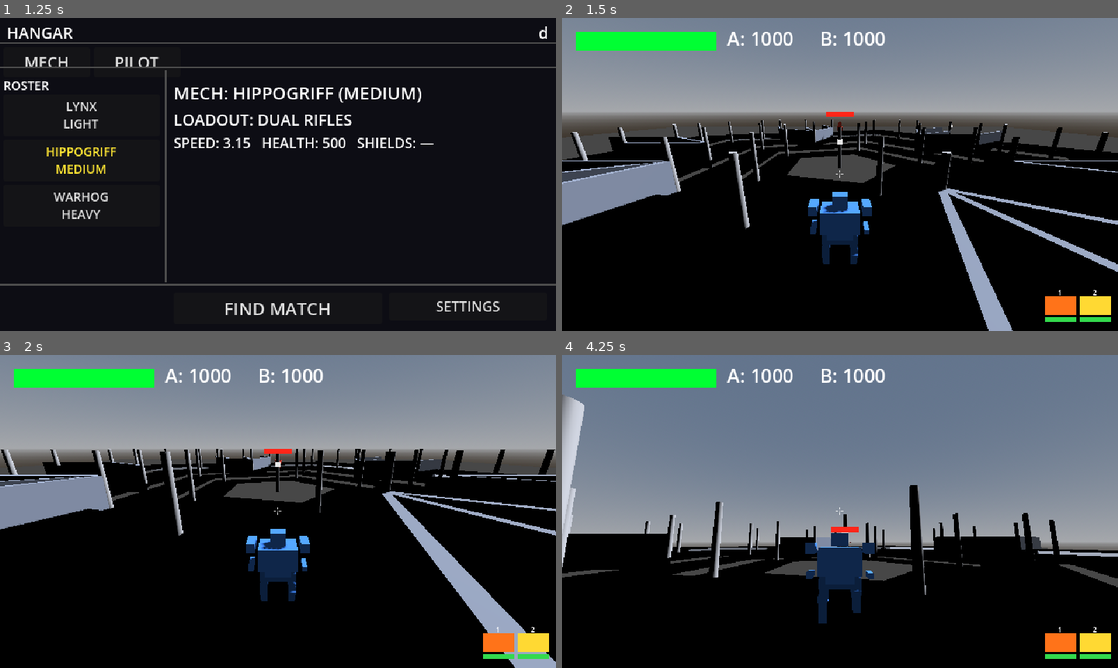
Above: before the commit, frames 1-4 (two rows, left to right).
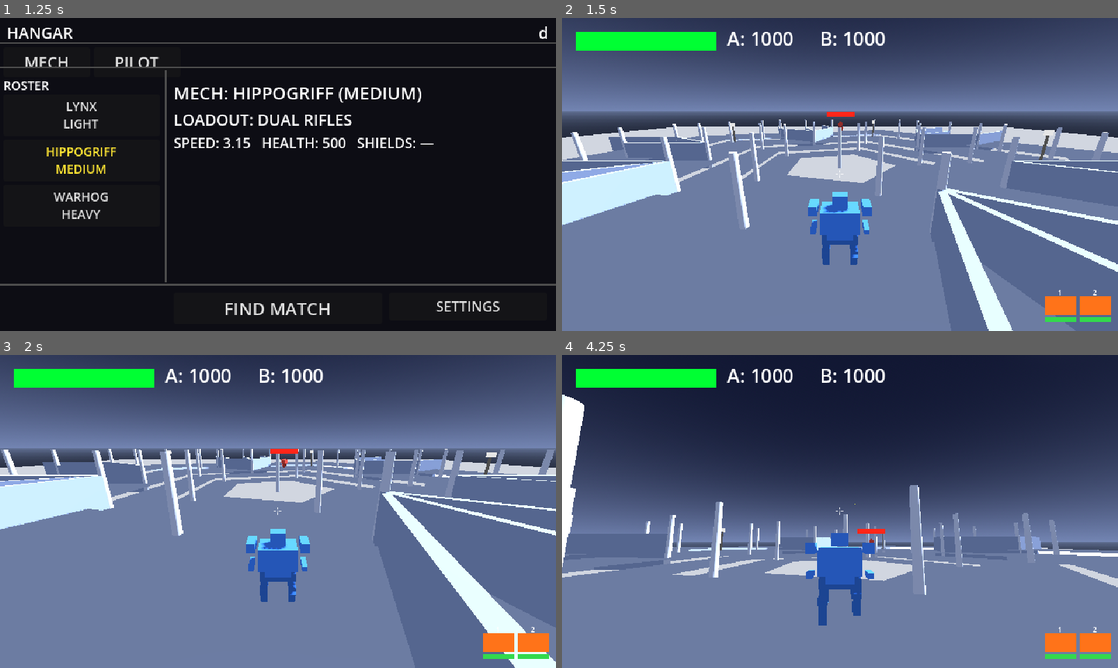
Above: after the commit, the same moments.

Repository: jonathandaley/Hardpoint
Game: Godot game, scene res://scenes/ui/TitleScreen.tscn
The game is run twice, just before and just after one commit, with the same random seed, the same clock (stepped at 60 frames per second) and the same inputs.
Inputs (mouse positions are in pixels of both pictures, inside the frame that each line leads up to):
- Up to frame 1 (1.25 s): tap Enter (ui_accept) at 0.5, 0.77 s; move the mouse to (400, 158) at 0.52 s; press the mouse at (400, 158) at 0.53 s; hold D (move_right) from 0.53 s (still down)
- Up to frame 2 (1.5 s): release D (move_right) at 1.25 s; release the mouse at (962, 158) at 1.25 s; click "FIND MATCH" at 1.25 s
- Up to frame 3 (2 s): no input
- Up to frame 4 (4.25 s): move the mouse to (812, 511) at 2.02 s; hold W (move_forward) from 2.03 s (still down); right-click (812, 511) at 2.1 s; tap Enter (ui_accept) at 2.27, 3.77 s; move the mouse to (851, 505) at 2.77 s; press the mouse at (851, 505) at 2.78 s; move the mouse to (834, 517) at 3.52 s; release the mouse at (834, 517) at 3.53 s; right-click (834, 517) at 3.6 s

Frame 1 is identical in both runs. In frame 2, 98% of the frame differs, in the area x 0-100%, y 0-100%; in frame 3, 98%; in frame 4, 98%.

Commit message:
Arena reset from Penrose debug mode; Phase 2 docs + UID files
- Arena.tscn: restored sky/lighting, floor color; 5 beacons at pentagon
  positions on step ring (y=1.1); removes debug-only state
- Mech.tscn: right hardpoint switched to ProjectileGun (was RaycastGun);
  leg hip angles adjusted from 0.785 to 0.524 rad for better S-curve
- STATUS.md: Phase 2 shipped section added
- next_steps_2026-04-15.md: deleted (superseded by ROADMAP.md)
- ROADMAP.md, tools/penrose_gen.{py,gd}: add to version control
- *.gd.uid, *.gdshader.uid: track Godot 4 UID files

Two bugs pending in next session:
  - Mouse sensitivity not persisting across launches
  - Mech step climbing not working (pre-existing, never playtested)

Co-Authored-By: Claude Sonnet 4.6 <noreply@anthropic.com>

Diff:
--- a/scenes/arena/Arena.tscn
+++ b/scenes/arena/Arena.tscn
@@ -6,6 +6,13 @@
 [ext_resource type="PackedScene" path="res://scenes/ui/HUD.tscn" id="11"]
 
 [sub_resource type="ProceduralSkyMaterial" id="5"]
+sky_top_color = Color(0.08, 0.10, 0.20, 1)
+sky_horizon_color = Color(0.45, 0.52, 0.70, 1)
+sky_curve = 0.15
+ground_bottom_color = Color(0.12, 0.14, 0.20, 1)
+ground_horizon_color = Color(0.38, 0.44, 0.58, 1)
+sun_angle_max = 30.0
+sun_curve = 0.18
 
 [sub_resource type="Sky" id="6"]
 sky_material = SubResource("5")
@@ -14,7 +21,8 @@
 background_mode = 2
 sky = SubResource("6")
 ambient_light_source = 2
-ambient_light_energy = 0.6
+ambient_light_color = Color(0.72, 0.78, 0.92, 1)
+ambient_light_energy = 0.55
 
 [sub_resource type="PlaneMesh" id="8"]
 size = Vector2(150, 150)
@@ -23,8 +31,9 @@
 size = Vector3(150, 0.2, 150)
 
 [sub_resource type="StandardMaterial3D" id="10"]
-albedo_color = Color(0.28, 0.28, 0.28, 1)
+albedo_color = Color(0.82, 0.84, 0.88, 1)
 shading_mode = 0
+roughness = 0.75
 
 [node name="Arena" type="Node3D"]
 script = ExtResource("1")
@@ -37,7 +46,8 @@
 
 [node name="Sun" type="DirectionalLight3D" parent="."]
 transform = Transform3D(0.866, -0.354, 0.354, 0, 0.707, 0.707, -0.5, -0.612, 0.612, 0, 10, 0)
-light_energy = 1.2
+light_color = Color(0.90, 0.94, 1.0, 1)
+light_energy = 1.4
 shadow_enabled = true
 
 [node name="Floor" type="StaticBody3D" parent="."]
@@ -51,12 +61,18 @@
 shape = SubResource("9")
 
 [node name="Beacon1" parent="." instance=ExtResource("4")]
-transform = Transform3D(1, 0, 0, 0, 1, 0, 0, 0, 1, 0, 0, 0)
+transform = Transform3D(1, 0, 0, 0, 1, 0, 0, 0, 1, 0, 1.1, 25)
 
 [node name="Beacon2" parent="." instance=ExtResource("4")]
-transform = Transform3D(1, 0, 0, 0, 1, 0, 0, 0, 1, -28, 0, -28)
+transform = Transform3D(1, 0, 0, 0, 1, 0, 0, 0, 1, 23.78, 1.1, 7.73)
 
 [node name="Beacon3" parent="." instance=ExtResource("4")]
-transform = Transform3D(1, 0, 0, 0, 1, 0, 0, 0, 1, 28, 0, 28)
+transform = Transform3D(1, 0, 0, 0, 1, 0, 0, 0, 1, 14.7, 1.1, -20.23)
+
+[node name="Beacon4" parent="." instance=ExtResource("4")]
+transform = Transform3D(1, 0, 0, 0, 1, 0, 0, 0, 1, -14.7, 1.1, -20.23)
+
+[node name="Beacon5" parent="." instance=ExtResource("4")]
+transform = Transform3D(1, 0, 0, 0, 1, 0, 0, 0, 1, -23.78, 1.1, 7.73)
 
 [node name="HUD" parent="." instance=ExtResource("11")]
--- a/scenes/mech/Mech.tscn
+++ b/scenes/mech/Mech.tscn
@@ -2,7 +2,6 @@
 
 [ext_resource type="Script" path="res://scripts/Mech.gd" id="1"]
 [ext_resource type="Script" path="res://scripts/BipedLegs.gd" id="2"]
-[ext_resource type="PackedScene" path="res://scenes/weapons/RaycastGun.tscn" id="5"]
 [ext_resource type="PackedScene" path="res://scenes/weapons/ProjectileGun.tscn" id="8"]
 
 [sub_resource type="CapsuleShape3D" id="3"]
@@ -57,8 +56,8 @@
 surface_material_override/0 = SubResource("7")
 
 [node name="LeftHip" type="Node3D" parent="Legs"]
-position = Vector3(-0.38, 1.0, 0)
-rotation = Vector3(0.785, 0, 0)
+position = Vector3(-0.38, 0.95, 0)
+rotation = Vector3(0.524, 0, 0)
 
 [node name="UpperLeft" type="MeshInstance3D" parent="Legs/LeftHip"]
 position = Vector3(0, -0.275, 0)
@@ -84,8 +83,8 @@
 surface_material_override/0 = SubResource("7")
 
 [node name="RightHip" type="Node3D" parent="Legs"]
-position = Vector3(0.38, 1.0, 0)
-rotation = Vector3(0.785, 0, 0)
+position = Vector3(0.38, 0.95, 0)
+rotation = Vector3(0.524, 0, 0)
 
 [node name="UpperRight" type="MeshInstance3D" parent="Legs/RightHip"]
 position = Vector3(0, -0.275, 0)
@@ -148,7 +147,10 @@
 [node name="HardpointRight" type="Node3D" parent="Torso"]
 position = Vector3(0.7, 1.1, 0.2)
 
-[node name="RaycastGun" parent="Torso/HardpointRight" instance=ExtResource("5")]
+[node name="ProjectileGun" parent="Torso/HardpointRight" instance=ExtResource("8")]
+damage = 50.0
+fire_rate = 1.0
+projectile_speed = 35.0
 
 [node name="CameraArm" type="SpringArm3D" parent="Torso"]
 position = Vector3(0, 2.6, 0)
--- /dev/null
+++ b/tools/penrose_gen.gd
@@ -0,0 +1,175 @@
+#!/usr/bin/env -S godot --headless --script
+# Penrose P3 tiling generator (fat + thin rhombuses).
+# Run from project root:
+#   ~/bin/godot --headless --path /home/jonathan/mechbattle --script tools/penrose_gen.gd
+#
+# Output (stdout): one line per edge and one line per vertex, tab-separated.
+# Use this data to place walls (edge midpoints + angles) and pillars (vertices).
+#
+# Pentagon orientation: the initial "sun" seed has V0 pointing +z (north),
+# matching the beacon pentagon and giving x=0 team symmetry.
+
+extends SceneTree
+
+const PHI := 1.6180339887  # golden ratio
+
+# --- Rhombus types ---
+# Fat  (thick): interior angles 72° and 108°, sides both = 1.0
+# Thin (acute): interior angles 36° and 144°, sides both = 1.0
+
+# A tile is represented as four vertices in order (v0, v1, v2, v3) where
+# v0 and v2 are the "pointy" vertices (acute angles).
+# We store tiles as arrays: [type, v0, v1, v2, v3]
+# type: "fat" or "thin"
+
+# Deflation (subdivision) rules for P3:
+#   Fat  → 2 fat + 1 thin
+#   Thin → 1 fat + 1 thin
+# We implement inflation instead (build outward from a central sun).
+
+# ---- Vector2 helpers ----
+static func v2(x: float, y: float) -> Vector2:
+	return Vector2(x, y)
+
+static func polar(angle_rad: float, r: float = 1.0) -> Vector2:
+	return Vector2(cos(angle_rad) * r, sin(angle_rad) * r)
+
+# ---- Build initial sun (5 fat rhombuses around origin, V0 pointing +Y = +z in 3D) ----
+# In 2D tool space: X maps to arena X, Y maps to arena Z.
+# V0 at 90° (pointing up/north) so x=0 axis is the team symmetry axis.
+static func make_sun(side: float) -> Array:
+	var tiles: Array = []
+	for k in range(5):
+		# Each fat rhombus: vertex at origin, arms at angles a0 and a1.
+		# Start at 90° (pointing +Y), step by 72°.
+		var a0 := deg_to_rad(90.0 + k * 72.0)
+		var a1 := deg_to_rad(90.0 + (k + 1) * 72.0)
+		var v0 := Vector2.ZERO
+		var v1 := polar(a0, side)
+		var v3 := polar(a1, side)
+		var v2 := v1 + v3  # opposite corner
+		tiles.append(["fat", v0, v1, v2, v3])
+	return tiles
+
+# ---- Deflation: one step of P3 subdivision ----
+# Each fat rhombus → [fat(large half), fat(small copy), thin]
+# Each thin rhombus → [fat, thin]
+# Side length shrinks by 1/PHI each step (so after n steps side = original / PHI^n).
+static func deflate(tiles: Array) -> Array:
+	var result: Array = []
+	for t in tiles:
+		var tp: String = t[0]
+		var A: Vector2 = t[1]
+		var B: Vector2 = t[2]
+		var C: Vector2 = t[3]  # opposite to A in fat, or adjacent in thin
+		var D: Vector2 = t[4]
+		if tp == "fat":
+			# Fat rhombus ABCD (A and C are 72° corners, B and D are 108° corners).
+			# New point P divides AB such that AP = 1/PHI * AB (the short diagonal).
+			var P := A + (B - A) / PHI
+			var Q := A + (D - A) / PHI
+			result.append(["fat",  C, B, P, A])   # large piece
+			result.append(["fat",  C, D, Q, A])   # mirror large piece
+			result.append(["thin", P, B, C, Q])   # thin in the middle (recheck winding)
+			# Corrected winding so thin has its acute angle at P and Q:
+			result[-1] = ["thin", A, P, C, Q]
+		else:
+			# Thin rhombus ABCD (A and C are 36° corners).
+			var P := B + (A - B) / PHI
+			result.append(["fat",  P, A, D, C])   # note: recheck winding
+			result.append(["thin", P, B, C, D])
+			# Corrected:
+			result[-2] = ["fat",  D, A, P, C]
+			result[-1] = ["thin", P, B, C, D]
+	return result
+
+# ---- Collect unique edges and vertices ----
+const EPSILON := 0.001
+
+static func _vec_key(v: Vector2) -> String:
+	return "%.3f,%.3f" % [v.x, v.y]
+
+static func collect_geometry(tiles: Array, radius: float) -> Dictionary:
+	var vertices: Dictionary = {}  # key → Vector2
+	var edges: Dictionary    = {}  # key → {mid, angle, type}
+
+	for t in tiles:
+		var verts := [t[1], t[2], t[3], t[4]]
+		# Cull tiles entirely outside the arena radius (with margin)
+		var inside := false
+		for v in verts:
+			if v.length() < radius + 2.0:
+				inside = true
+				break
+		if not inside:
+			continue
+
+		# Register vertices
+		for v in verts:
+			if v.length() <= radius + 1.0:
+				vertices[_vec_key(v)] = v
+
+		# Register edges (4 sides of rhombus)
+		for i in range(4):
+			var a: Vector2 = verts[i]
+			var b: Vector2 = verts[(i + 1) % 4]
+			# Canonical key: smaller x first (or y if x equal)
+			var ka := _vec_key(a)
+			var kb := _vec_key(b)
+			var key := (ka + "|" + kb) if ka < kb else (kb + "|" + ka)
+			if not edges.has(key):
+				var mid   := (a + b) * 0.5
+				var angle := atan2(b.y - a.y, b.x - a.x)  # radians from +X
+				edges[key] = {
+					"mid":   mid,
+					"angle": angle,
+					"len":   a.distance_to(b),
+					"type":  t[0],
+				}
+
+	return {"vertices": vertices, "edges": edges}
+
+# ---- Main ----
+func _init() -> void:
+	# Side length chosen so 2 inflations cover ~75m arena radius.
+	# After 2 deflations side = initial / PHI^2. We want tiles ~10-15m,
+	# so initial side = 10 * PHI^2 ≈ 26.2m.  After 2 steps → ~10m tiles.
+	var initial_side := 10.0 * PHI * PHI  # ≈ 26.18m
+
+	print("# Penrose P3 tiling — Arena One")
+	print("# initial_side=%.4f  PHI=%.6f" % [initial_side, PHI])
+	print("# Two deflation passes → tile side ≈ %.2fm" % [initial_side / (PHI * PHI)])
+	print("# Pentagon V0 pointing +Z (north); team boundary at X=0")
+	print("# Columns: arena X → output X,  arena Z → output Y")
+	print()
+
+	var tiles := make_sun(initial_side)
+	print("# After seed: %d tiles" % tiles.size())
+	tiles = deflate(tiles)
+	print("# After deflation 1: %d tiles" % tiles.size())
+	tiles = deflate(tiles)
+	print("# After deflation 2: %d tiles" % tiles.size())
+	print()
+
+	var arena_radius := 72.0
+	var geo := collect_geometry(tiles, arena_radius)
+	var verts: Dictionary = geo["vertices"]
+	var edges: Dictionary = geo["edges"]
+
+	print("# VERTICES (%d)  format: VERTEX\tx\ty" % verts.size())
+	for key in verts:
+		var v: Vector2 = verts[key]
+		print("VERTEX\t%.4f\t%.4f" % [v.x, v.y])
+
+	print()
+	print("# EDGES (%d)  format: EDGE\tmid_x\tmid_y\tangle_rad\tlength\ttile_type" % edges.size())
+	for key in edges:
+		var e: Dictionary = edges[key]
+		var m: Vector2    = e["mid"]
+		print("EDGE\t%.4f\t%.4f\t%.6f\t%.4f\t%s" % [
+			m.x, m.y, e["angle"], e["len"], e["type"]
+		])
+
+	print()
+	print("# Done.")
+	quit()
Not shown, added: scripts/BipedLegs.gd.uid
Not shown, added: scripts/Hangar.gd.uid
Not shown, added: scripts/MechDef.gd.uid
Not shown, added: scripts/Projectile.gd.uid
Not shown, added: scripts/ProjectileGun.gd.uid
Not shown, added: scripts/SignIn.gd.uid
Not shown, added: scripts/TitleScreen.gd.uid
Not shown, added: scripts/WeaponHUD.gd.uid
Not shown, added: shaders/health_bar.gdshader.uid
Not shown, changed: STATUS.md
Not shown, removed: next_steps_2026-04-15.md
Not shown, added: tools/penrose_gen.py
